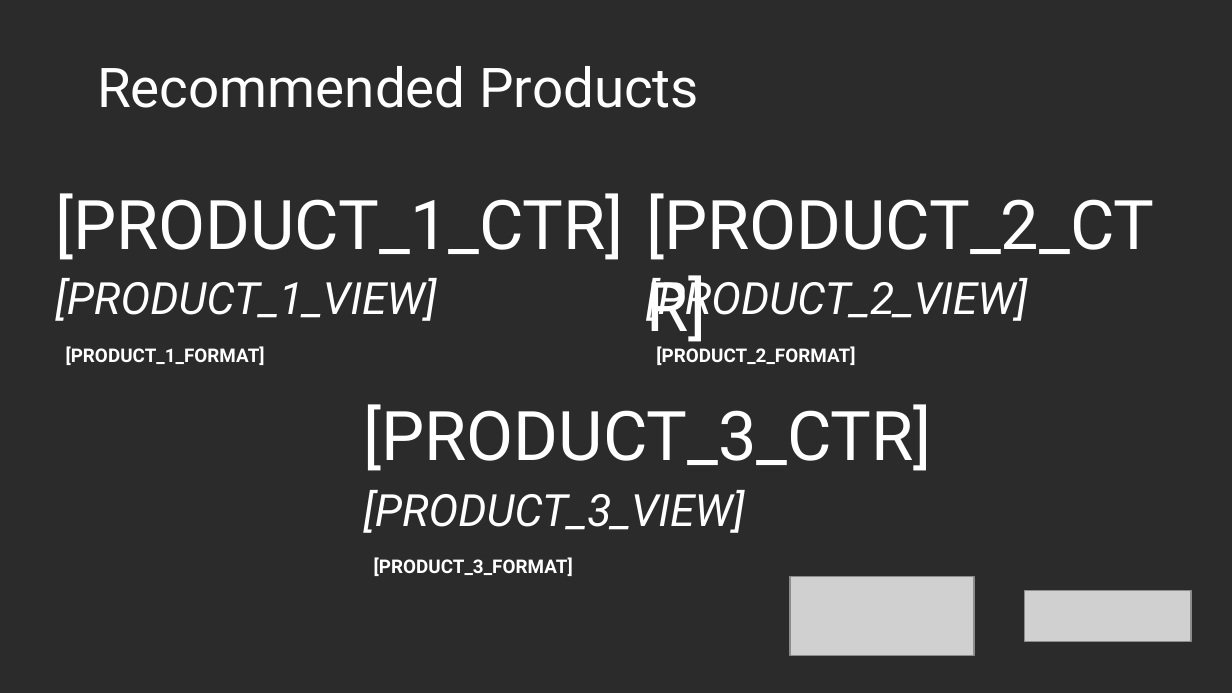
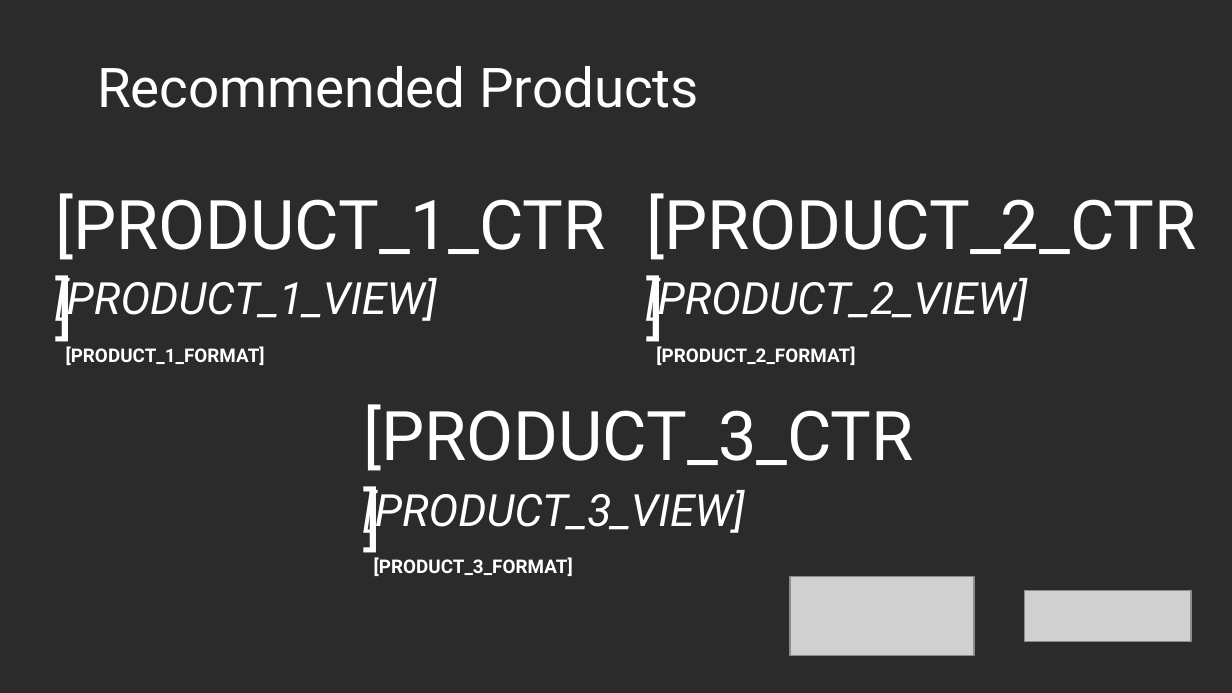
Before and after one commit to TameImpy/PrismVault, a slide deck: slide 4 of data/templates/prism_plan_template_export.pptx. Drawn at 1232x693 pixels with LibreOffice and Linux fonts; fonts in the diff are those of the drawing; grey boxes stand for pictures; background and template pictures are left out; a plain dark background stands for a picture behind light text. Boxes give left, top, right and bottom in pixels: in the first picture for what was removed or moved away, otherwise in the second. Text is boxed around its words. In the diff, an @@ line names an element or a change of style, - is before the commit and + after.

```diff
--- a/data/templates/prism_plan_template_export.pptx
+++ b/data/templates/prism_plan_template_export.pptx
@@ text "[PRODUCT_1_CTR]" rewrapped from (x1=55, y1=193, x2=624, y2=260) to (x1=55, y1=193, x2=605, y2=260) @@
@@ text "[PRODUCT_2_CTR]" rewrapped from (x1=646, y1=193, x2=1154, y2=260) to (x1=646, y1=193, x2=1196, y2=260) @@
@@ text "[PRODUCT_1_VIEW]" rewrapped from (x1=55, y1=278, x2=436, y2=321) to (x1=55, y1=275, x2=436, y2=326) @@
@@ text "[PRODUCT_3_CTR]" rewrapped from (x1=363, y1=404, x2=932, y2=471) to (x1=363, y1=404, x2=913, y2=471) @@
@@ text "[PRODUCT_3_VIEW]" rewrapped from (x1=363, y1=490, x2=744, y2=533) to (x1=363, y1=486, x2=744, y2=537) @@
```
Also in this commit, not shown: 2 other slides changed, 11 other files.
